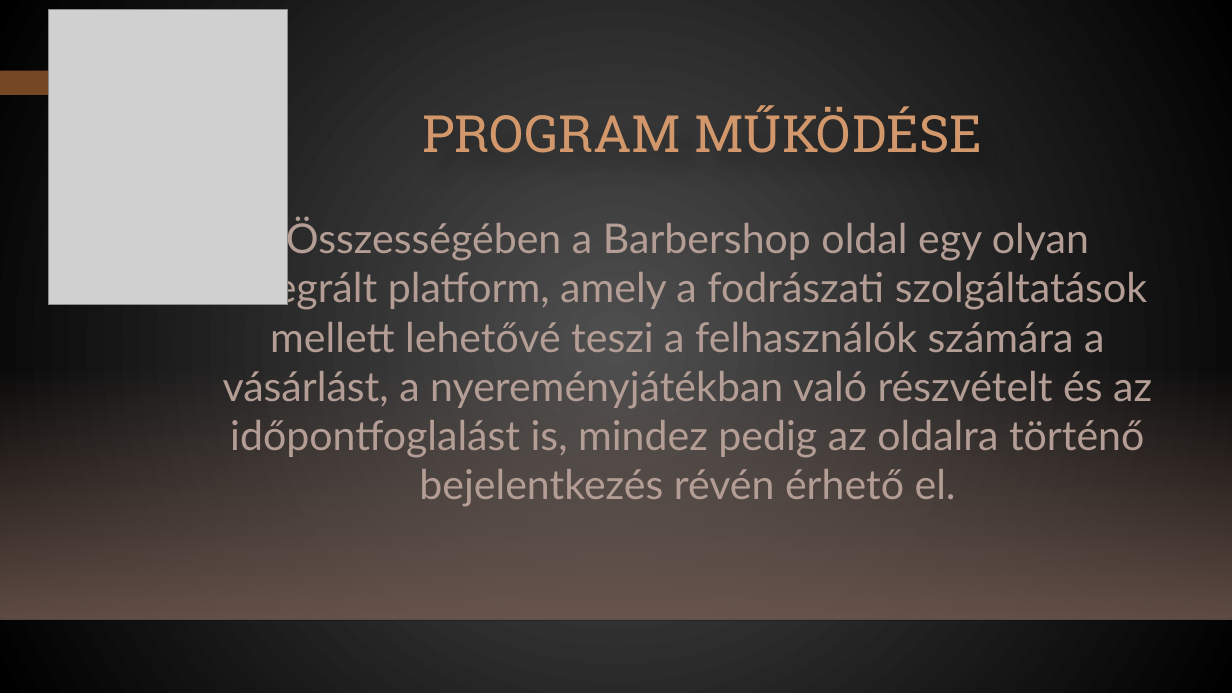
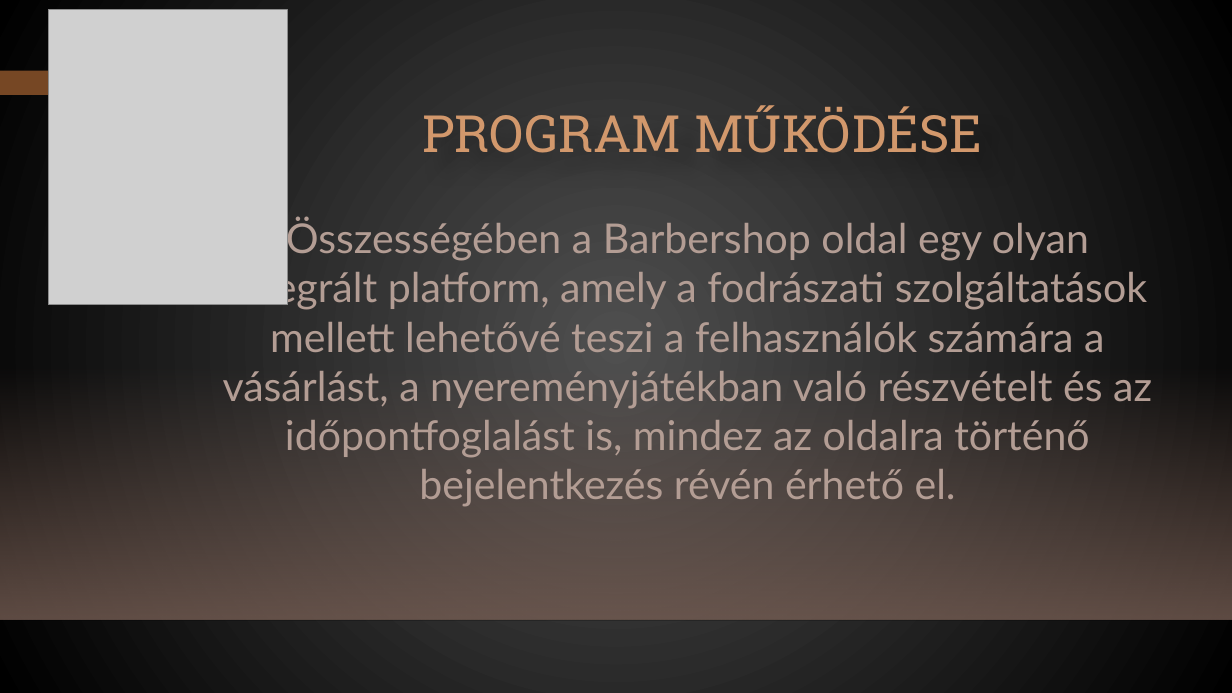
Before and after one commit to DavidIvonn/Bil-Barberz, a slide deck: slide 7 of BIL Barberz.pptx (slide 6 before the commit). Drawn at 1232x693 pixels with LibreOffice and Linux fonts; fonts in the diff are those of the drawing; grey boxes stand for pictures; background and template pictures are left out. Boxes give left, top, right and bottom in pixels: in the first picture for what was removed or moved away, otherwise in the second. Text is boxed around its words. In the diff, an @@ line names an element or a change of style, - is before the commit and + after.

Commit message:
Changes

```diff
--- a/BIL Barberz.pptx
+++ b/BIL Barberz.pptx
@@ text at box(223, 217, 1152, 507): text changed @@
-Összességében a Barbershop oldal egy olyan integrált platform, amely a fodrászati szolgáltatások mellett lehetővé teszi a felhasználók számára a vásárlást, a nyereményjátékban való részvételt és az időpontfoglalást is, mindez pedig az oldalra történő bejelentkezés révén érhető el.
+Összességében a Barbershop oldal egy olyan integrált platform, amely a fodrászati szolgáltatások mellett lehetővé teszi a felhasználók számára a vásárlást, a nyereményjátékban való részvételt és az időpontfoglalást is, mindez az oldalra történő bejelentkezés révén érhető el.
```
Also in this commit, not shown: 5 other slides changed.
